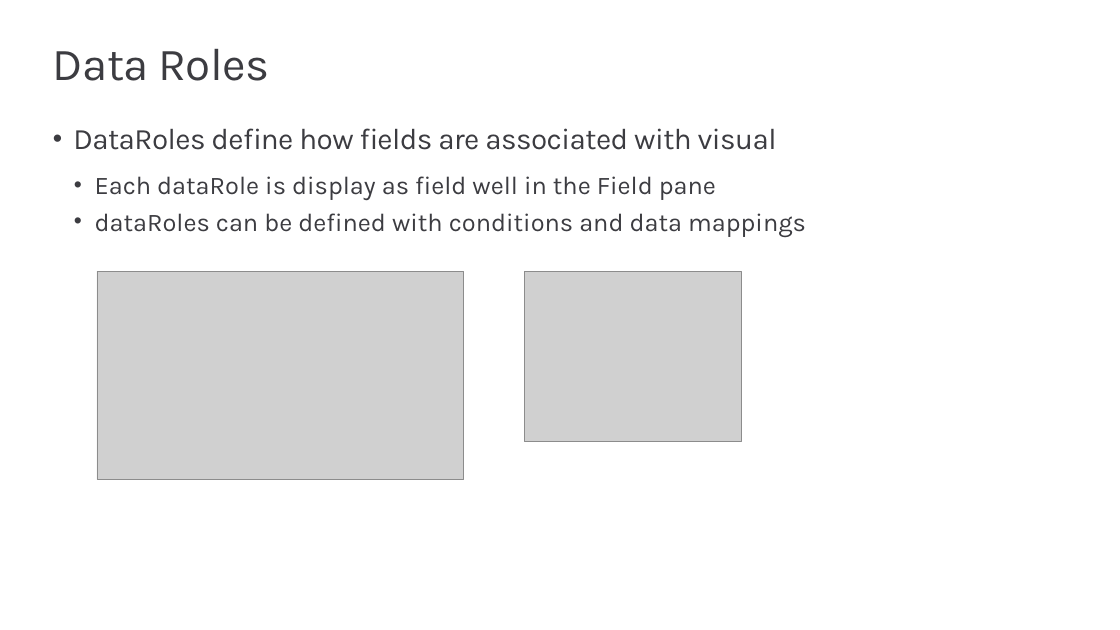
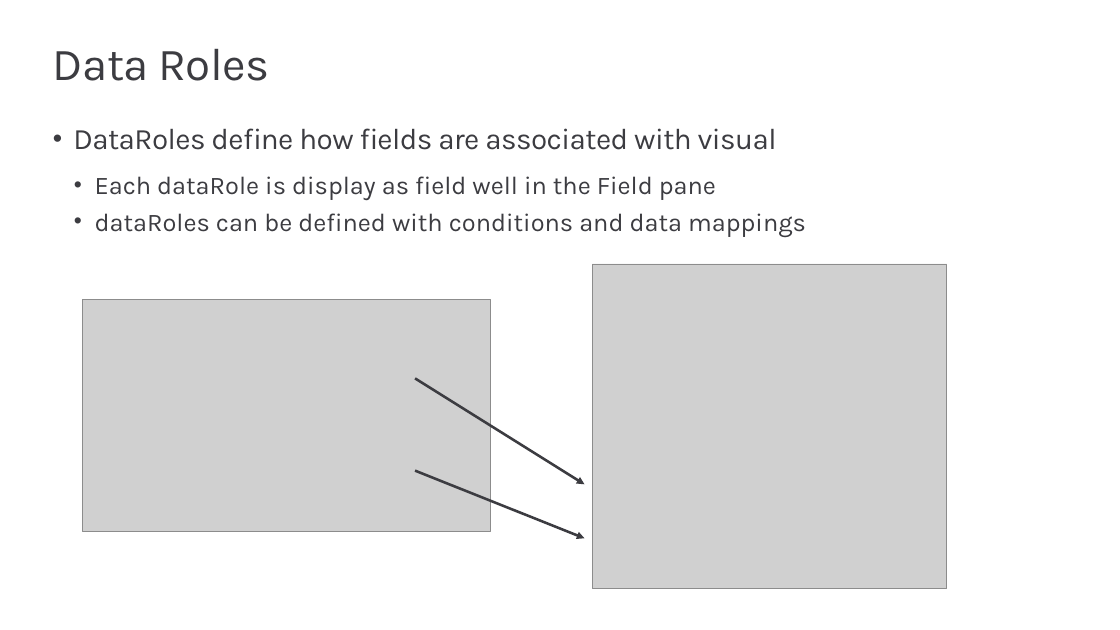
Before and after one commit to PowerBiDevCamp/Camp-Sessions, a slide deck: slide 27 of Session 06 - Developing Custom Visuals for Power BI.pptx. Drawn at 1120x630 pixels with LibreOffice and Linux fonts; fonts in the diff are those of the drawing; grey boxes stand for pictures; background and template pictures are left out. Boxes give left, top, right and bottom in pixels: in the first picture for what was removed or moved away, otherwise in the second. Text is boxed around its words. In the diff, an @@ line names an element or a change of style, - is before the commit and + after.

```diff
--- a/Session 06 - Developing Custom Visuals for Power BI.pptx
+++ b/Session 06 - Developing Custom Visuals for Power BI.pptx
@@ picture added at [592, 264, 947, 589] @@
@@ picture: place and size @@
-picture at [97, 271, 464, 479]
+picture at [82, 299, 491, 531]
@@ picture removed at [525, 271, 741, 441] @@
@@ arrow added from (415, 378) to (585, 484), #3C3C41 2.25 pt @@
@@ arrow added from (415, 470) to (585, 539), #3C3C41 2.25 pt @@
```
Also in this commit, not shown: 5 other slides changed, 1 slide added, 1 other file.
